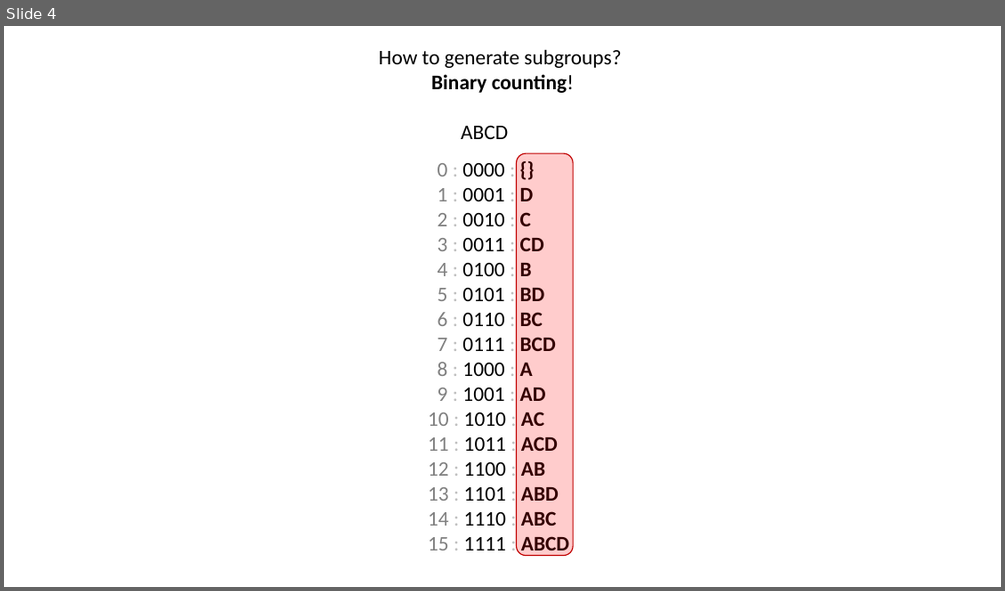
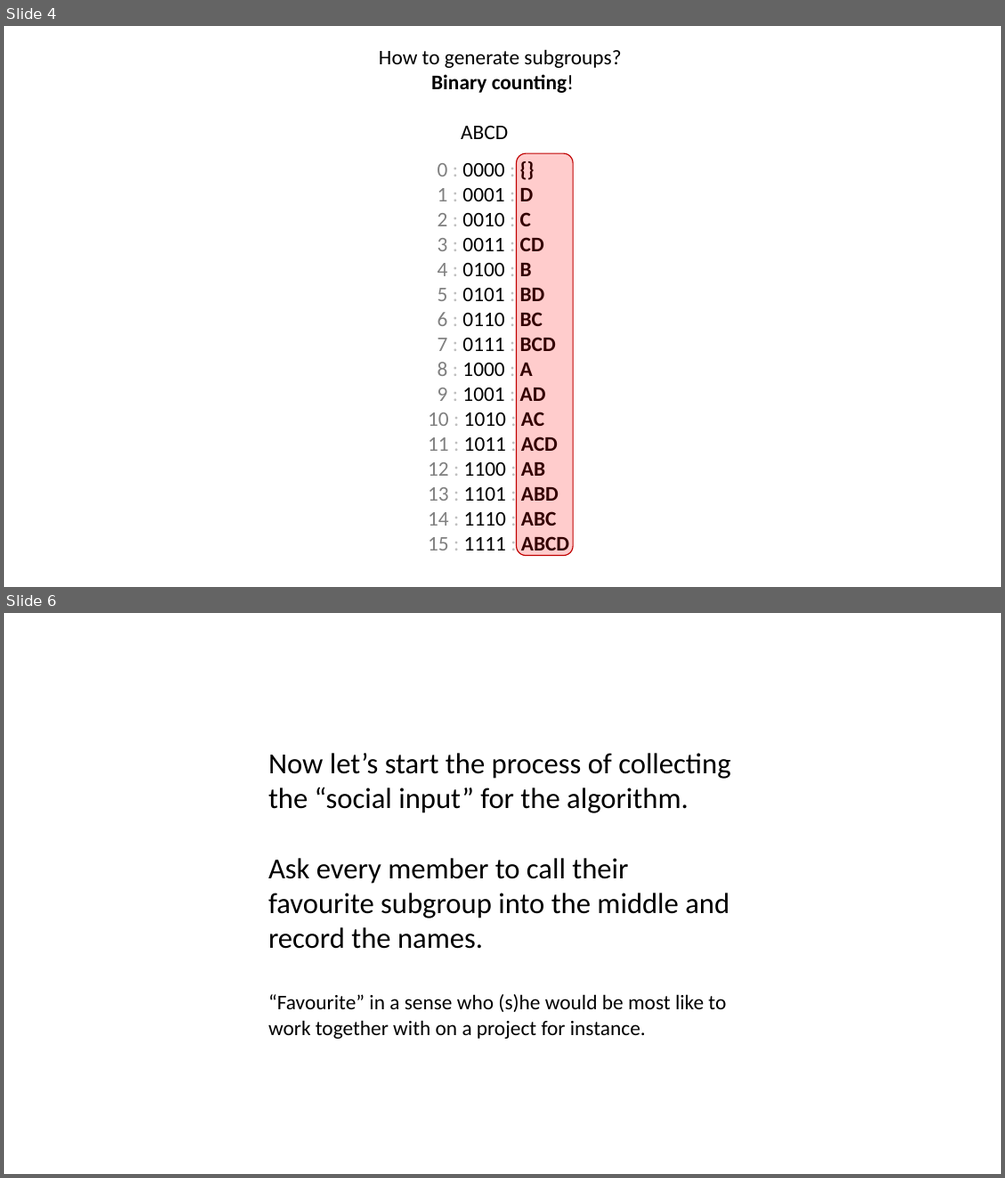
Before and after one commit to benjaminaaron/subgroups, a slide deck: presentation/presentation.pptx. Shown one above the other, each under a label of ours: slide 4 before the commit, slides 4 and 6 after it; the slides between them are not shown. The pictures are 1005x591 and 1005x1178 pixels, drawn with LibreOffice and Linux fonts; fonts in the diff are those of the drawing. Boxes give left, top, right and bottom in pixels: in the first picture for what was removed or moved away, otherwise in the second. Text is boxed around its words. In the diff, an @@ line names an element or a change of style, - is before the commit and + after.

```diff
--- a/presentation/presentation.pptx
+++ b/presentation/presentation.pptx
@@ slide 6 added at <box>4,613,1001,1174</box>, background #FFFFFF @@
@@ text added at <box>268,753,730,1038</box>, 28 pt, text #000000 @@
+Now let’s start the process of collecting the “social input” for the algorithm.
+Ask every member to call their favourite subgroup into the middle and record the names.
+“Favourite” in a sense who (s)he would be most like to work together with on a project for instance.
```
Also in this commit, not shown: 2 slides changed, 6 other slides added, 2 slides removed, 1 other file.
